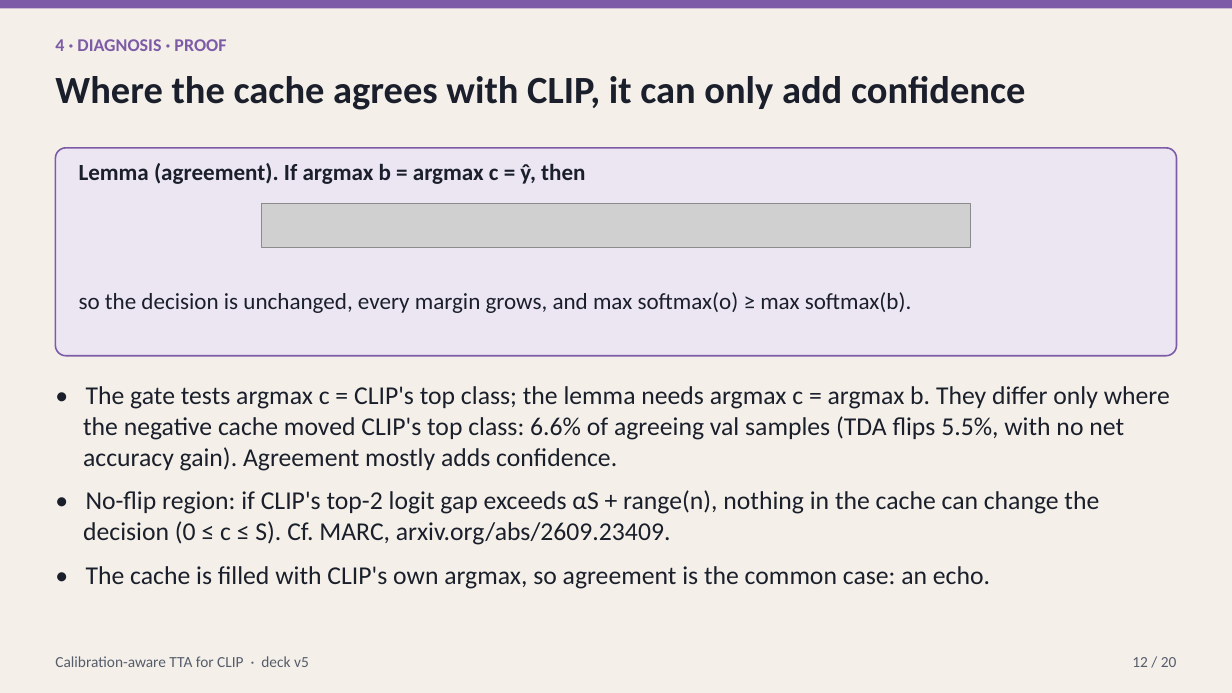
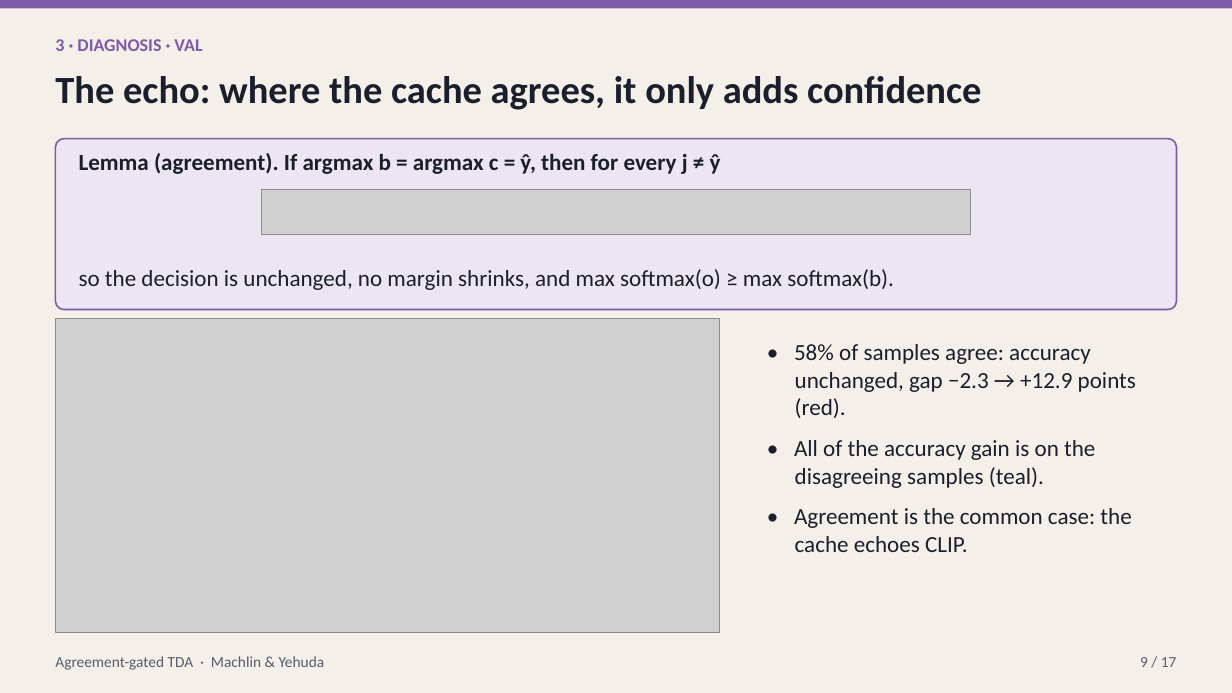
Before and after one commit to macwave12/deep_project_calibration_aware_tta, a slide deck: slide 9 of presentation/calibration_aware_tta.pptx (slide 12 before the commit). Drawn at 1232x693 pixels with LibreOffice and Linux fonts; fonts in the diff are those of the drawing; grey boxes stand for pictures. Boxes give left, top, right and bottom in pixels: in the first picture for what was removed or moved away, otherwise in the second. Text is boxed around its words. In the diff, an @@ line names an element or a change of style, - is before the commit and + after.

```diff
--- a/presentation/calibration_aware_tta.pptx
+++ b/presentation/calibration_aware_tta.pptx
@@ text at <box>55,39,202,51</box>: text changed @@
-4 · DIAGNOSIS · PROOF
+3 · DIAGNOSIS · VAL
@@ text at <box>55,76,981,110</box>: text changed @@
-Where the cache agrees with CLIP, it can only add confidence
+The echo: where the cache agrees, it only adds confidence
@@ rounded rectangle: place and size @@
-rounded rectangle at <box>55,148,1177,356</box>
+rounded rectangle at <box>55,139,1177,310</box>
@@ text at <box>79,153,721,174</box>: text changed @@
-Lemma (agreement). If argmax b = argmax c = ŷ, then
+Lemma (agreement). If argmax b = argmax c = ŷ, then for every j ≠ ŷ
@@ picture: place and size @@
-picture at <box>262,203,970,248</box>
+picture at <box>262,189,970,234</box>
@@ text at <box>79,269,894,290</box>: text changed @@
-so the decision is unchanged, every margin grows, and max softmax(o) ≥ max softmax(b).
+so the decision is unchanged, no margin shrinks, and max softmax(o) ≥ max softmax(b).
@@ picture added at <box>55,319,720,633</box> @@
@@ text added at <box>794,344,1136,552</box>, 18 pt, text #1A1F2B @@
+• 58% of samples agree: accuracy unchanged, gap −2.3 → +12.9 points (red).
+• All of the accuracy gain is on the disagreeing samples (teal).
+• Agreement is the common case: the cache echoes CLIP.
@@ text removed at <box>83,386,1170,589</box> @@
-• The gate tests argmax c = CLIP's top class; the lemma needs argmax c = argmax b. They differ only where the negative cache moved CLIP's top class: 6.6% of agreeing val samples (TDA flips 5.5%, with no net accuracy gain). Agreement mostly adds confidence.
-• No-flip region: if CLIP's top-2 logit gap exceeds αS + range(n), nothing in the cache can change the decision (0 ≤ c ≤ S). Cf. MARC, arxiv.org/abs/2609.23409.
-• The cache is filled with CLIP's own argmax, so agreement is the common case: an echo.
@@ text at <box>55,656,325,670</box>: text changed @@
-Calibration-aware TTA for CLIP · deck v5
+Agreement-gated TDA · Machlin & Yehuda
@@ text at <box>1140,657,1177,667</box>: text changed @@
-12 / 20
+9 / 17
```
Also in this commit, not shown: 14 other slides changed, 5 slides added, 14 slides removed, 50 other files.
